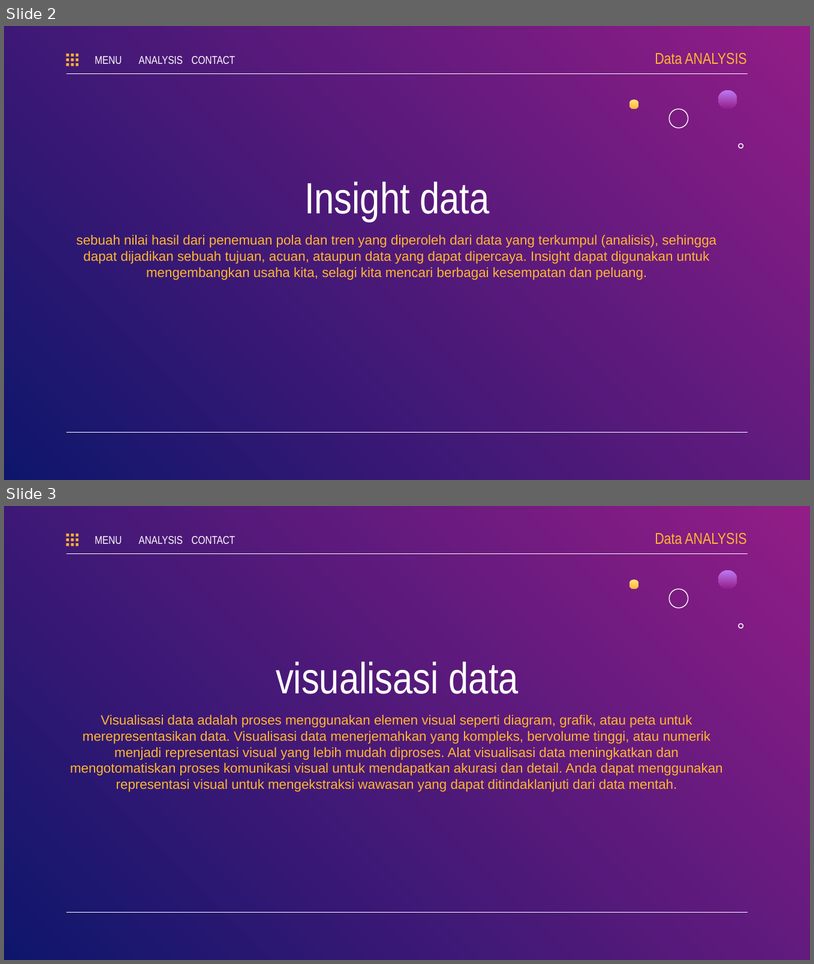
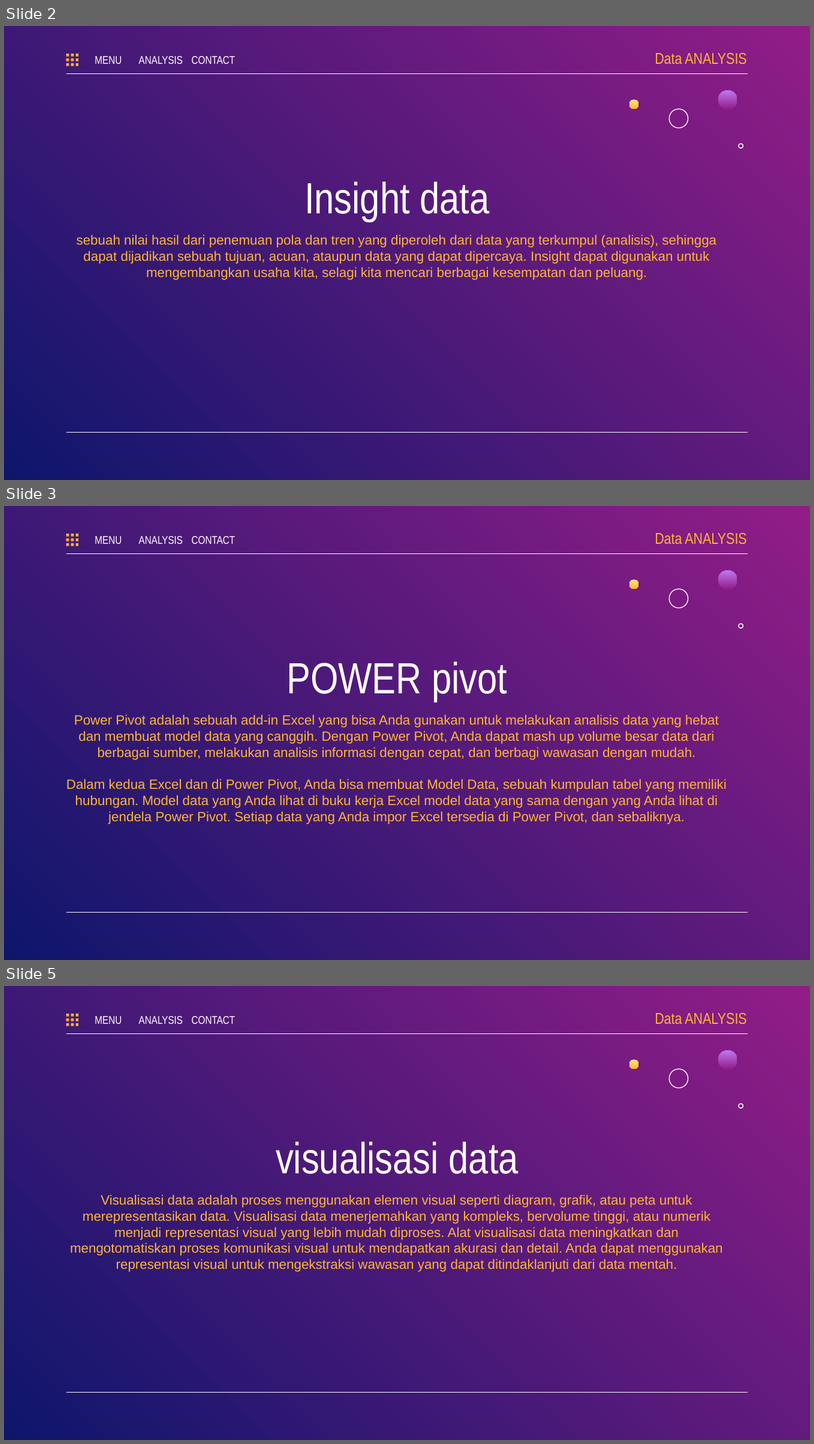
Before and after one commit to JakaDwi/UAS_BI_2022, a slide deck: UAS_BI_VISUALISASI_DATA BANK_19520004.pptx. Shown one above the other, each under a label of ours: slides 2 and 3 before the commit, slides 2, 3 and 5 after it; the slides between them are not shown. The pictures are 814x964 and 814x1444 pixels, drawn with LibreOffice and Linux fonts; fonts in the diff are those of the drawing. Boxes give left, top, right and bottom in pixels: in the first picture for what was removed or moved away, otherwise in the second. Text is boxed around its words. In the diff, an @@ line names an element or a change of style, - is before the commit and + after.

```diff
--- a/UAS_BI_VISUALISASI_DATA BANK_19520004.pptx
+++ b/UAS_BI_VISUALISASI_DATA BANK_19520004.pptx
@@ slide 3 added at (4,506,810,960), background gradient #921D87 to #0E166C; not listed: 2 template elements that a slide beside it also shows @@
@@ text added at (95,536,122,544), 10 pt, text #FFFFFF @@
+MENU
@@ text added at (139,536,183,544), 10 pt, text #FFFFFF @@
+ANALYSIS
@@ text added at (192,536,236,544), 10 pt, text #FFFFFF @@
+CONTACT
@@ text added at (655,533,747,544), 14 pt, text #FFB632 @@
+Data ANALYSIS
@@ group added at (66,534,78,546): 9 rectangles @@
@@ freeform shape added at (719,571,737,589), fill gradient #BE7AF3 to #921D87 @@
@@ freeform shape added at (630,579,639,589), fill gradient #FFE485 to #FFB632 @@
@@ freeform shape added at (669,589,688,607), outline #FFFFFF 0.75 pt @@
@@ freeform shape added at (738,623,745,630), outline #FFFFFF 0.75 pt @@
@@ title added at (287,661,507,701), 39 pt, text #FFFFFF @@
+POWER pivot
@@ subtitle added at (66,714,727,824), 12 pt, text #FFB632 @@
+Power Pivot adalah sebuah add-in Excel yang bisa Anda gunakan untuk melakukan analisis data yang hebat dan membuat model data yang canggih. Dengan Power Pivot, Anda dapat mash up volume besar data dari berbagai sumber, melakukan analisis informasi dengan cepat, dan berbagi wawasan dengan mudah.
+Dalam kedua Excel dan di Power Pivot, Anda bisa membuat Model Data, sebuah kumpulan tabel yang memiliki hubungan. Model data yang Anda lihat di buku kerja Excel model data yang sama dengan yang Anda lihat di jendela Power Pivot. Setiap data yang Anda impor Excel tersedia di Power Pivot, dan sebaliknya.
@@ what was slide 3 is now slide 5 @@
```
Also in this commit, not shown: 2 slides changed, 1 other slide added, 1 other file.
